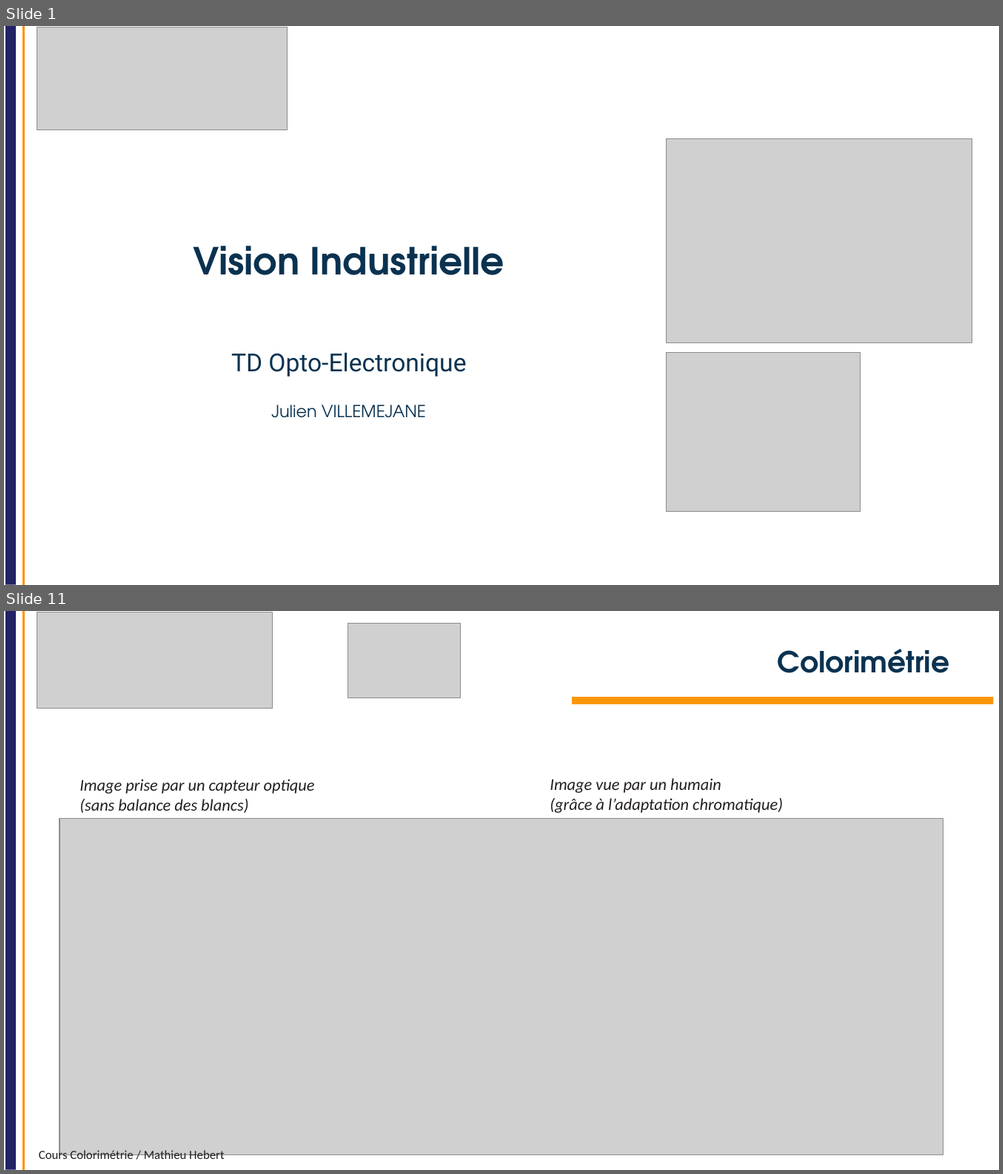
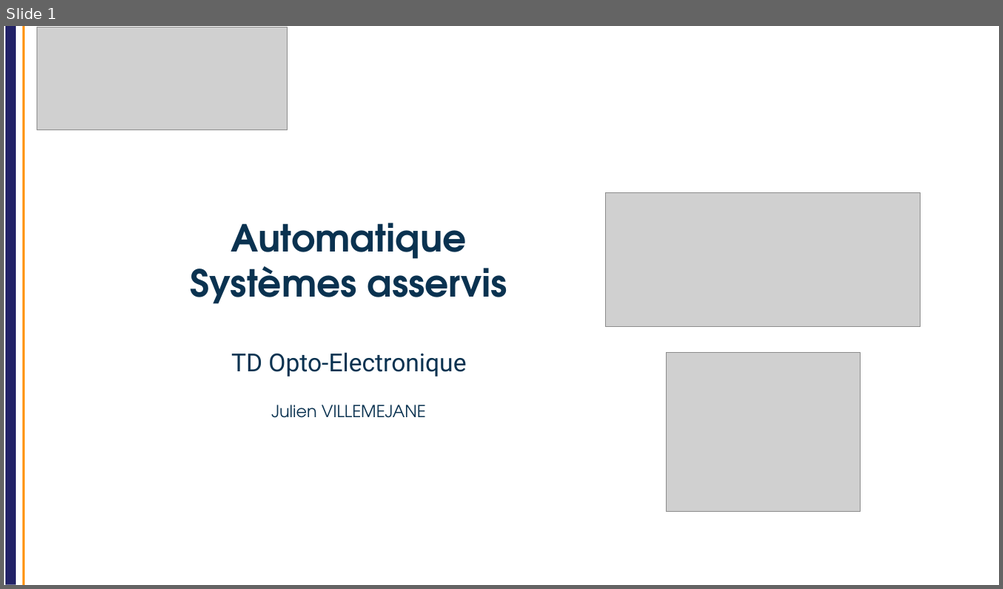
Before and after one commit to IOGS-Digital-Methods/semester-5, a slide deck: OptoElectronique/TD/2026/TD_asservissement/S5_OptoElectronique_TD_auto_2026.pptx. Shown one above the other, each under a label of ours: slides 1 and 11 before the commit, slide 1 after it; the slides between them are not shown. The pictures are 1003x1174 and 1003x589 pixels, drawn with LibreOffice and Linux fonts; fonts in the diff are those of the drawing; grey boxes stand for pictures; background and template pictures are left out. Boxes give left, top, right and bottom in pixels: in the first picture for what was removed or moved away, otherwise in the second. Text is boxed around its words. In the diff, an @@ line names an element or a change of style, - is before the commit and + after.

```diff
--- a/OptoElectronique/TD/2026/TD_asservissement/S5_OptoElectronique_TD_auto_2026.pptx
+++ b/OptoElectronique/TD/2026/TD_asservissement/S5_OptoElectronique_TD_auto_2026.pptx
@@ slide 11 removed at (4, 611, 999, 1170), background #FFFFFF; not listed: 2 template elements that a slide beside it also shows @@
@@ picture removed at (37, 612, 273, 709) @@
@@ picture removed at (347, 623, 460, 698) @@
@@ title removed at (777, 649, 950, 673) @@
-Colorimétrie
@@ rectangle removed at (572, 697, 993, 704) @@
@@ text removed at (79, 779, 315, 813) @@
-Image prise par un capteur optique (sans balance des blancs)
@@ text removed at (549, 778, 782, 813) @@
-Image vue par un humain
-(grâce à l’adaptation chromatique)
@@ picture removed at (60, 818, 943, 1155) @@
@@ text removed at (39, 1150, 224, 1163) @@
-Cours Colorimétrie / Mathieu Hebert
@@ slide 1 changed as well @@
@@ picture removed at (666, 139, 972, 343) @@
@@ picture added at (606, 192, 920, 326) @@
@@ title at (190, 223, 507, 304): text changed @@
-Vision Industrielle
+Automatique
+Systèmes asservis
```
Also in this commit, not shown: 15 slides added, 37 other slides removed, 5 other files.
